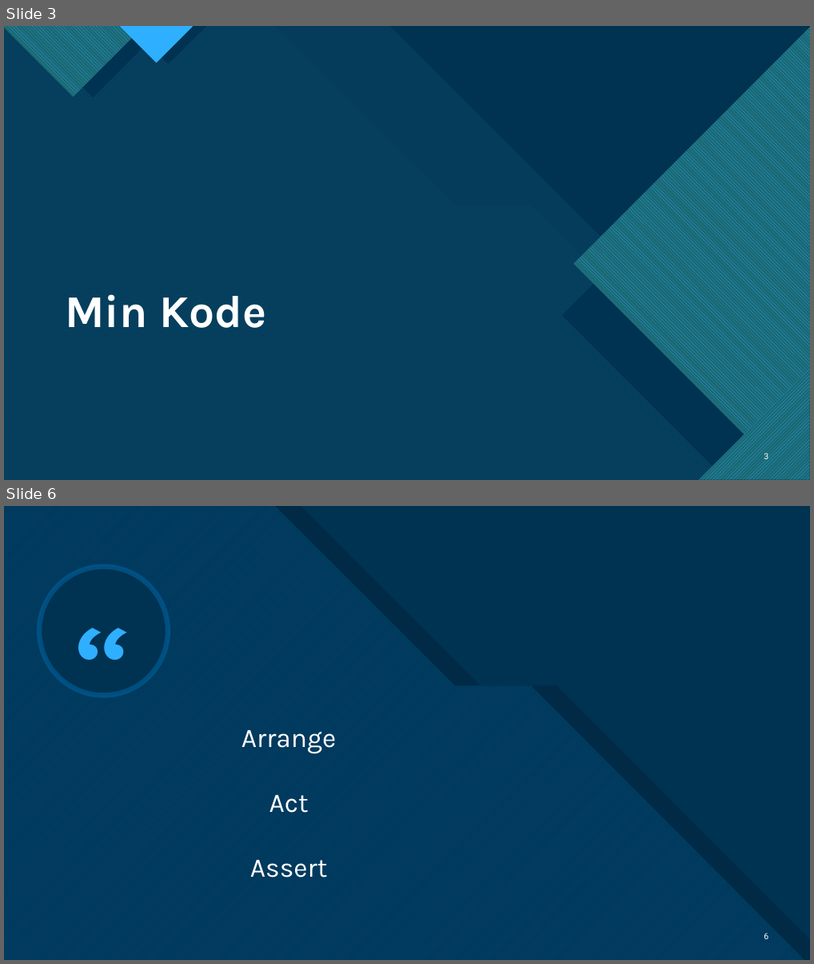
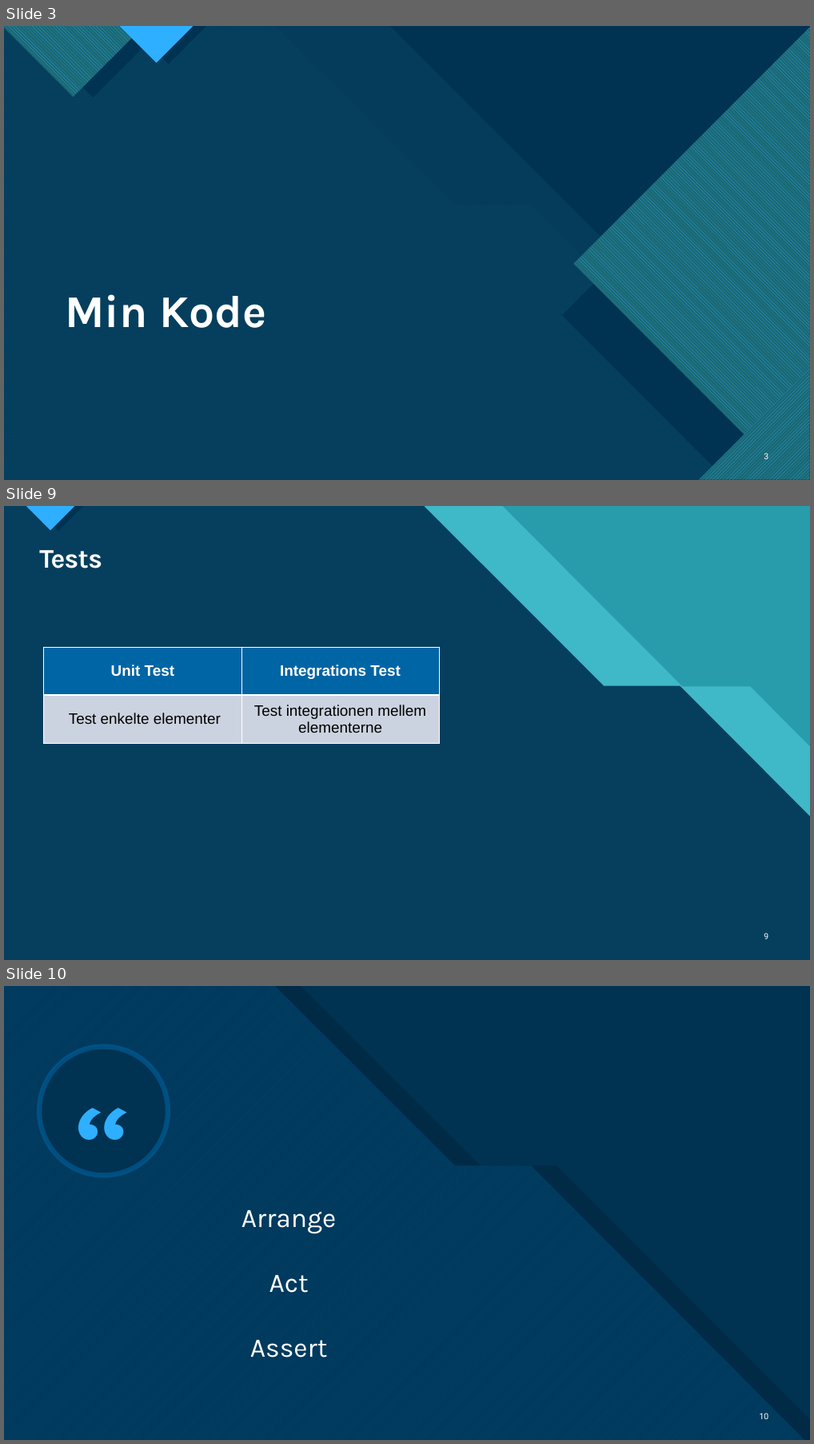
Before and after one commit to PhoenixPhoebe/Python_PDF_downloader, a slide deck: PDF Downloader.pptx. Shown one above the other, each under a label of ours: slides 3 and 6 before the commit, slides 3, 9 and 10 after it; the slides between them are not shown. The pictures are 814x964 and 814x1444 pixels, drawn with LibreOffice and Linux fonts; fonts in the diff are those of the drawing. Boxes give left, top, right and bottom in pixels: in the first picture for what was removed or moved away, otherwise in the second. Text is boxed around its words. In the diff, an @@ line names an element or a change of style, - is before the commit and + after.

```diff
--- a/PDF Downloader.pptx
+++ b/PDF Downloader.pptx
@@ slide 9 added at [4, 506, 810, 960], background #47C3D3; not listed: 11 template elements that a slide beside it also shows @@
@@ rectangle added at [4, 506, 810, 960], fill #299CAB @@
@@ rectangle added at [4, 506, 810, 960], fill #299CAB @@
@@ freeform shape added at [4, 506, 810, 960], fill #47C3D3 at 74% opacity @@
@@ title added at [39, 550, 102, 568], 32 pt, text #FFFFFF, bold @@
+Tests
@@ table added at [44, 647, 439, 743], 2 rows, 2 columns @@
+Unit Test | Integrations Test
+Test enkelte elementer | Test integrationen mellem elementerne
@@ page number added at [764, 932, 769, 939], 10 pt, text #FFFFFF @@
+9
@@ what was slide 6 is now slide 10 @@
@@ page number at [760, 1412, 770, 1419]: text changed @@
-6
+10
```
Also in this commit, not shown: 1 slide changed, 5 other slides added, 2 slides removed.
